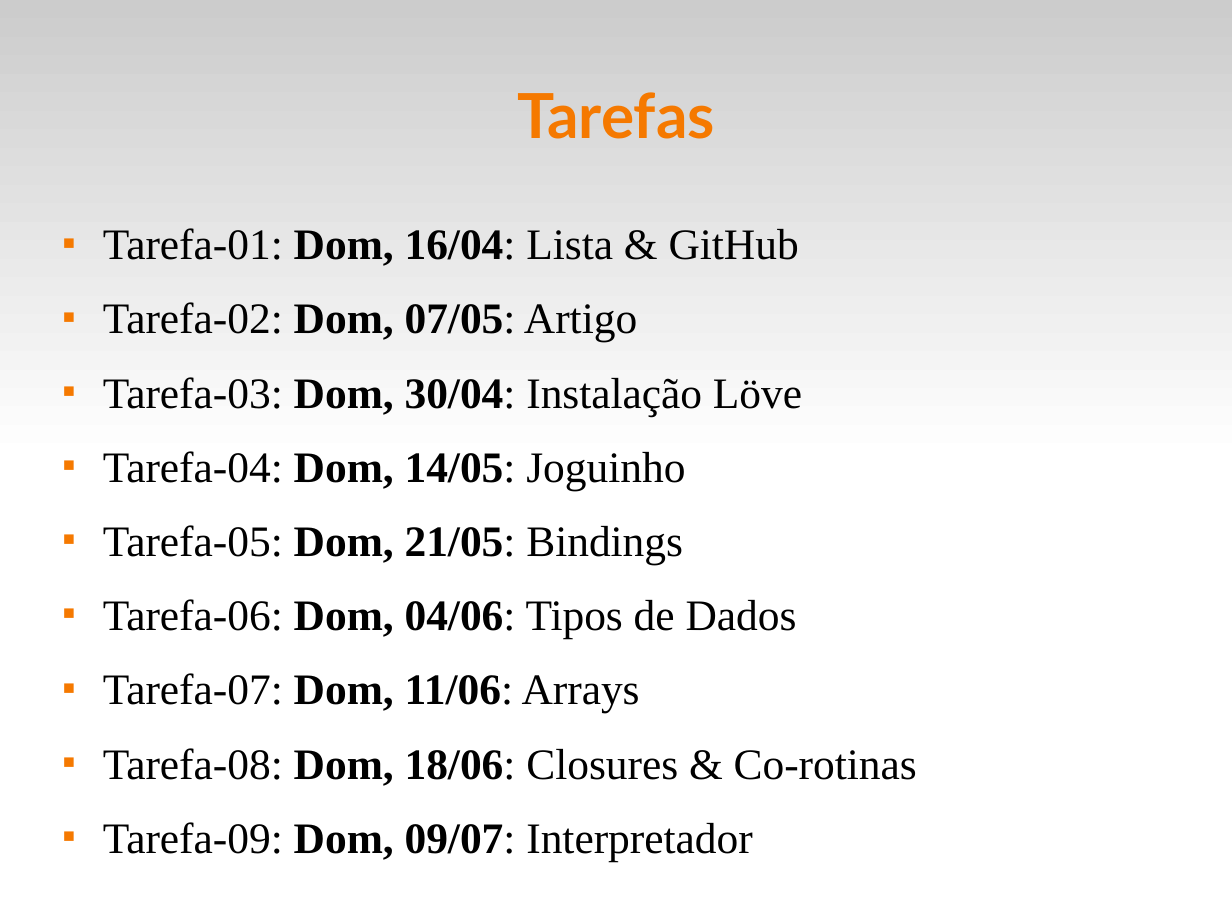
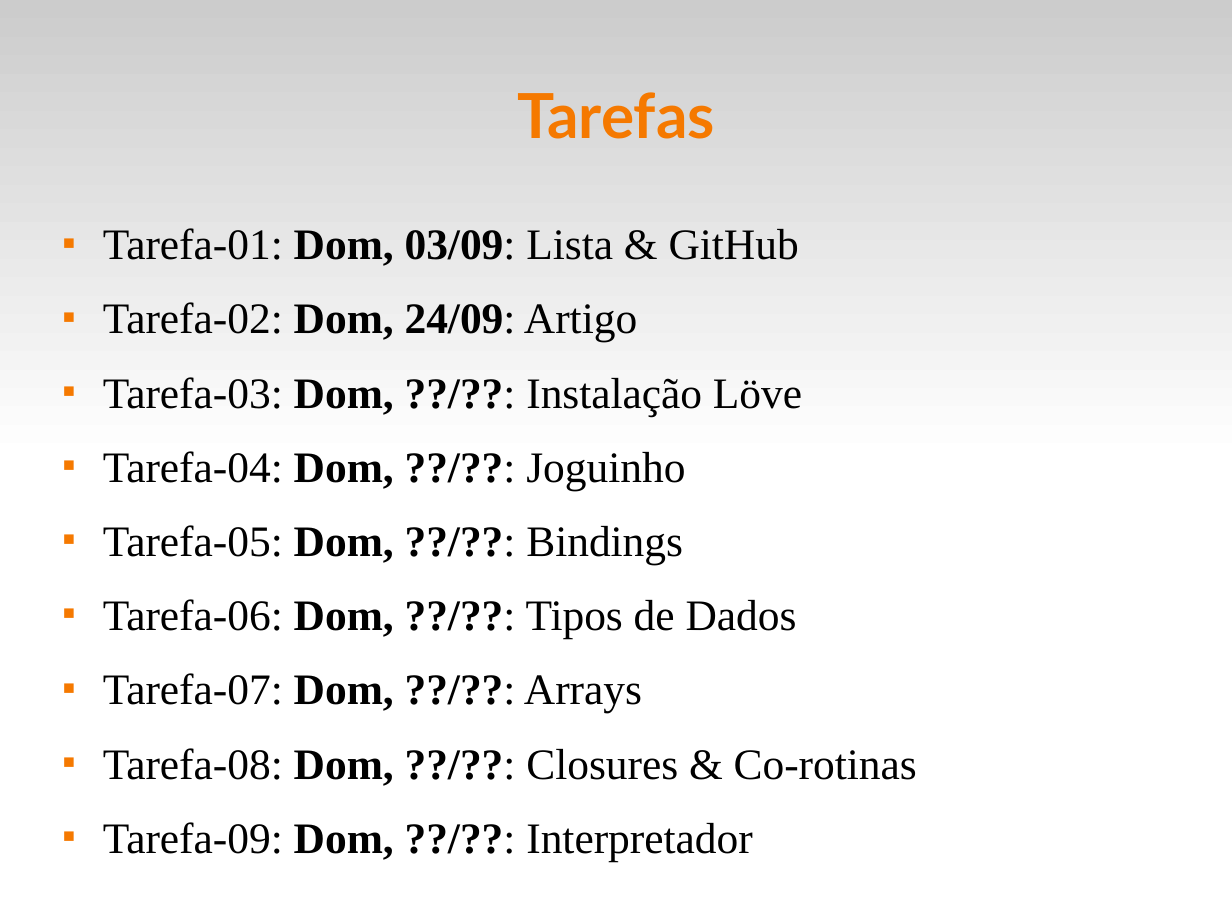
Before and after one commit to fsantanna-uerj/EDL, a slide deck: slide 4 of slides/edl-00.odp (slide 13 before the commit). Drawn at 1232x924 pixels with LibreOffice and Linux fonts; fonts in the diff are those of the drawing. Boxes give left, top, right and bottom in pixels: in the first picture for what was removed or moved away, otherwise in the second. Text is boxed around its words. In the diff, an @@ line names an element or a change of style, - is before the commit and + after.

```diff
--- a/slides/edl-00.odp
+++ b/slides/edl-00.odp
@@ text at [103, 228, 917, 861]: text changed @@
-■ Tarefa-01: Dom, 16/04: Lista & GitHub
-■ Tarefa-02: Dom, 07/05: Artigo
-■ Tarefa-03: Dom, 30/04: Instalação Löve
-■ Tarefa-04: Dom, 14/05: Joguinho
-■ Tarefa-05: Dom, 21/05: Bindings
-■ Tarefa-06: Dom, 04/06: Tipos de Dados
-■ Tarefa-07: Dom, 11/06: Arrays
-■ Tarefa-08: Dom, 18/06: Closures & Co-rotinas
-■ Tarefa-09: Dom, 09/07: Interpretador
+■ Tarefa-01: Dom, 03/09: Lista & GitHub
+■ Tarefa-02: Dom, 24/09: Artigo
+■ Tarefa-03: Dom, ??/??: Instalação Löve
+■ Tarefa-04: Dom, ??/??: Joguinho
+■ Tarefa-05: Dom, ??/??: Bindings
+■ Tarefa-06: Dom, ??/??: Tipos de Dados
+■ Tarefa-07: Dom, ??/??: Arrays
+■ Tarefa-08: Dom, ??/??: Closures & Co-rotinas
+■ Tarefa-09: Dom, ??/??: Interpretador
```
Also in this commit, not shown: 11 other slides changed, 3 slides removed, 9 other files.
